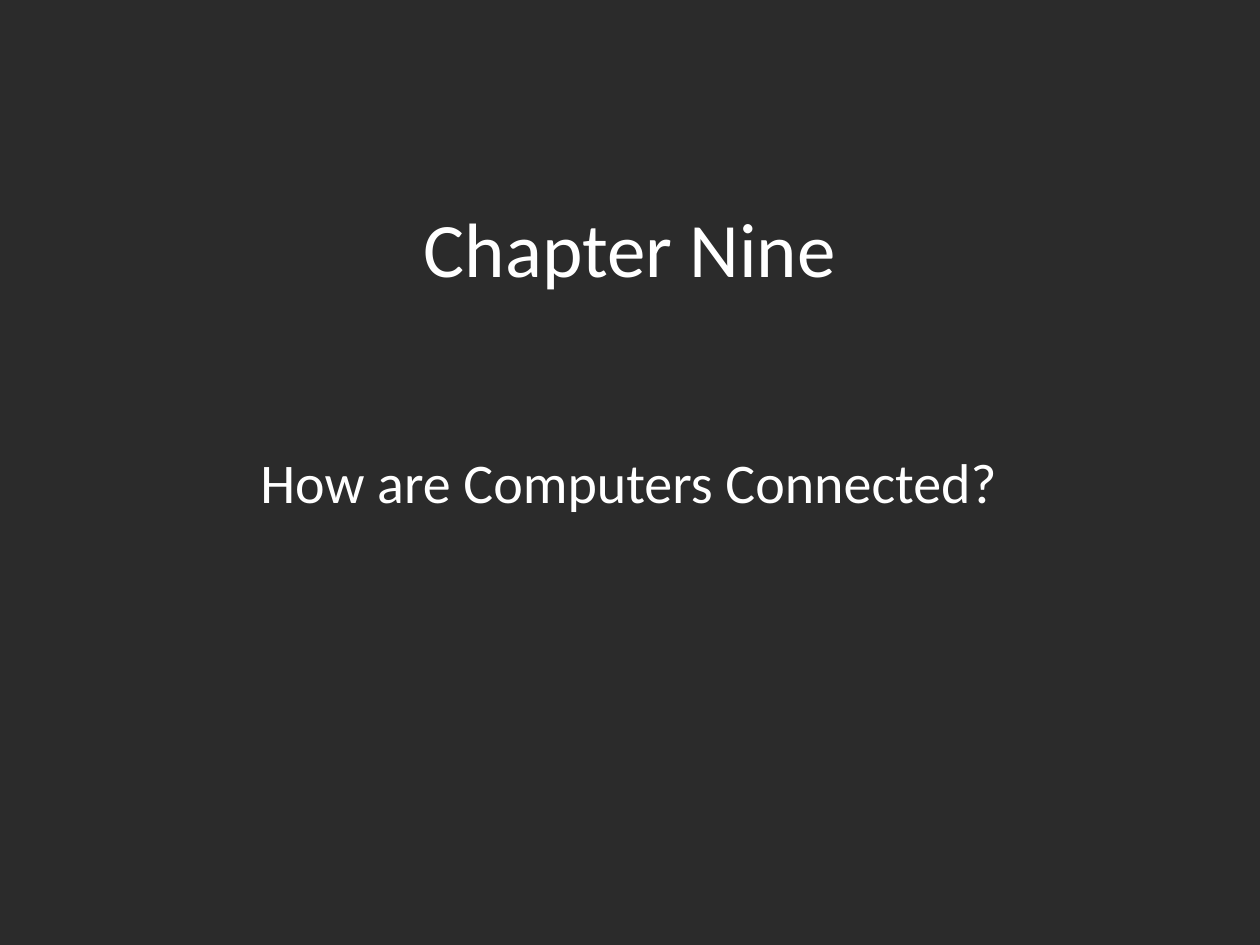
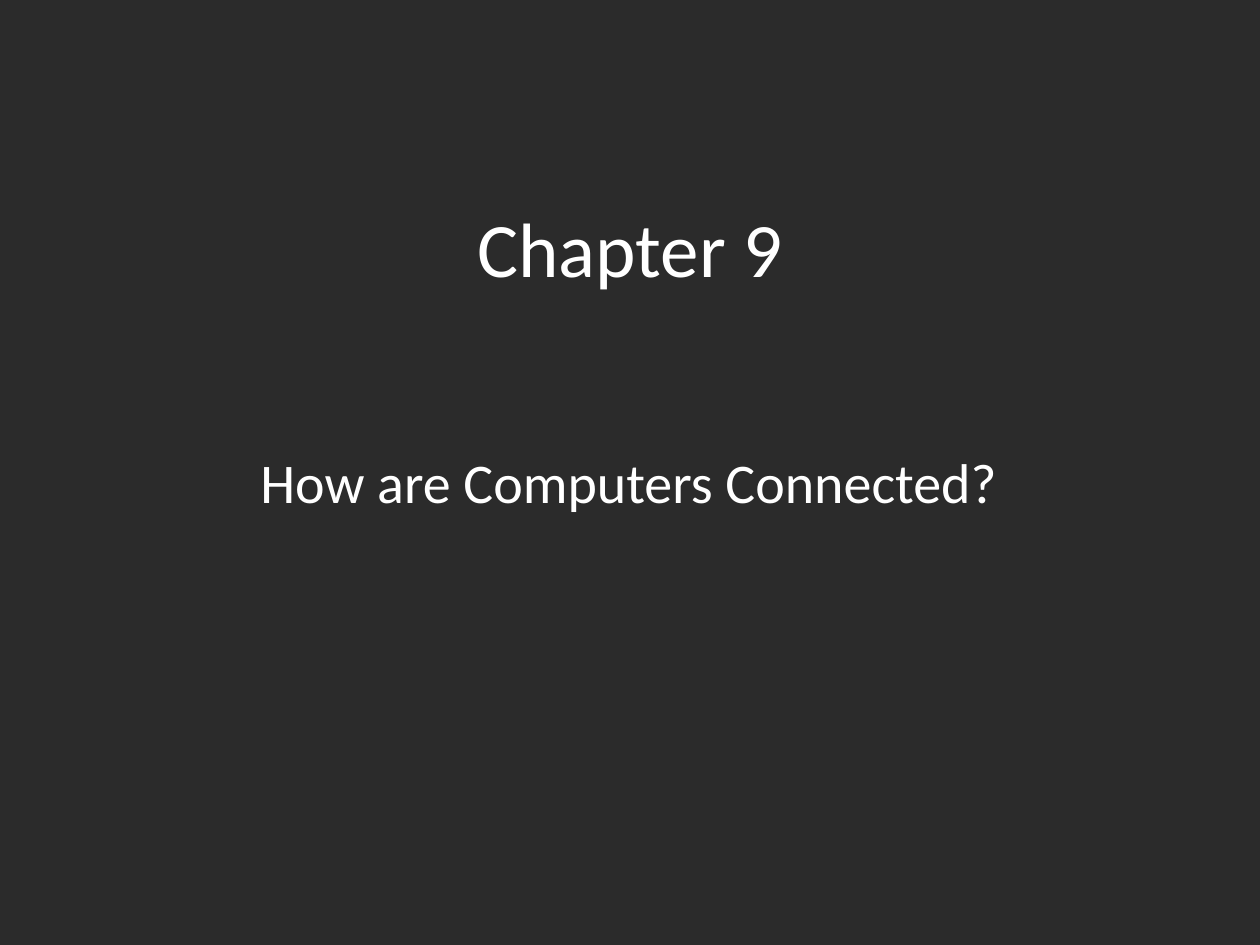
Before and after one commit to ivogeorg/cs1030, a slide deck: slide 1 of slides-steve/Chapter 09.pptx. Drawn at 1260x945 pixels with LibreOffice and Linux fonts; fonts in the diff are those of the drawing; background and template pictures are left out; a plain dark background stands for a picture behind light text. Boxes give left, top, right and bottom in pixels: in the first picture for what was removed or moved away, otherwise in the second. Text is boxed around its words. In the diff, an @@ line names an element or a change of style, - is before the commit and + after.

```diff
--- a/slides-steve/Chapter 09.pptx
+++ b/slides-steve/Chapter 09.pptx
@@ title at (477,223,782,290): text changed @@
-Chapter Nine
+Chapter 9
```
